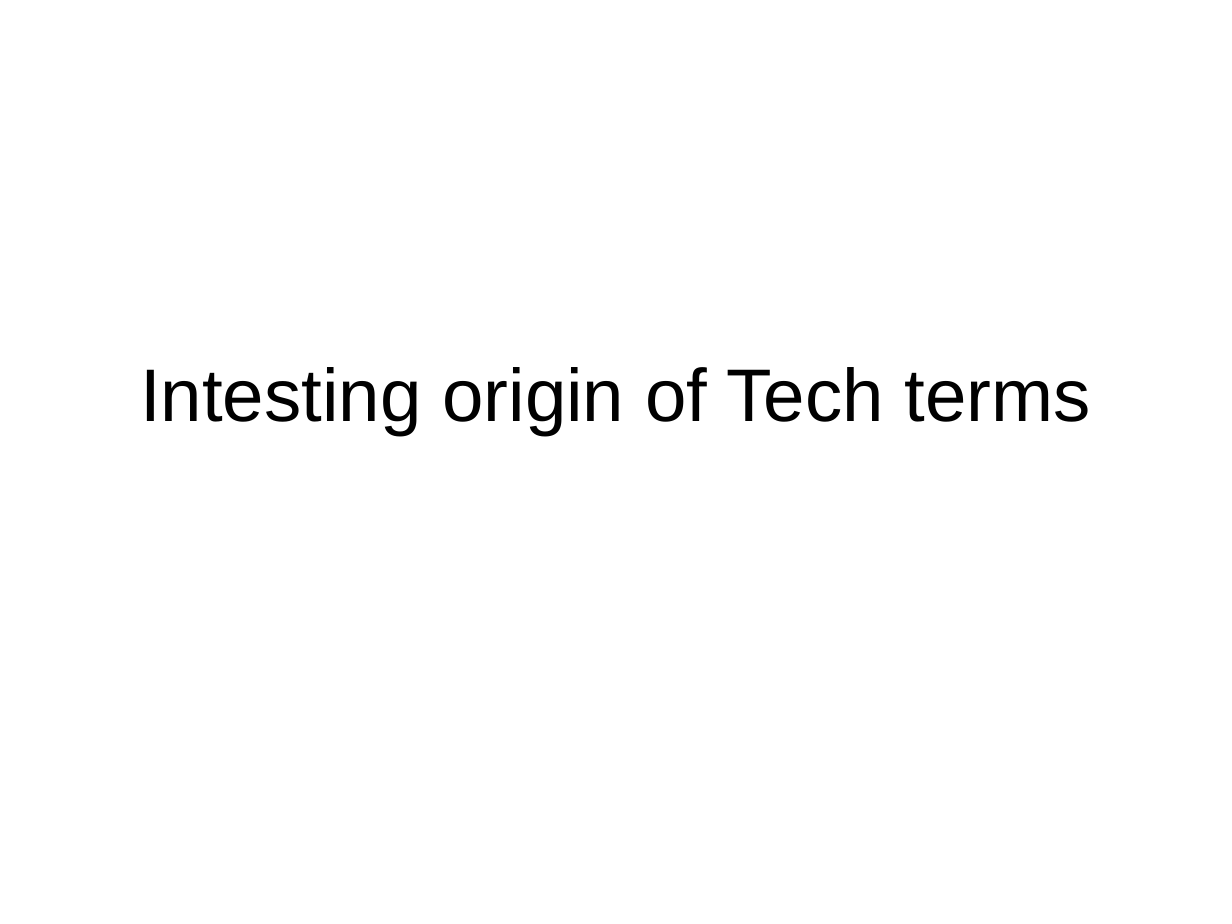
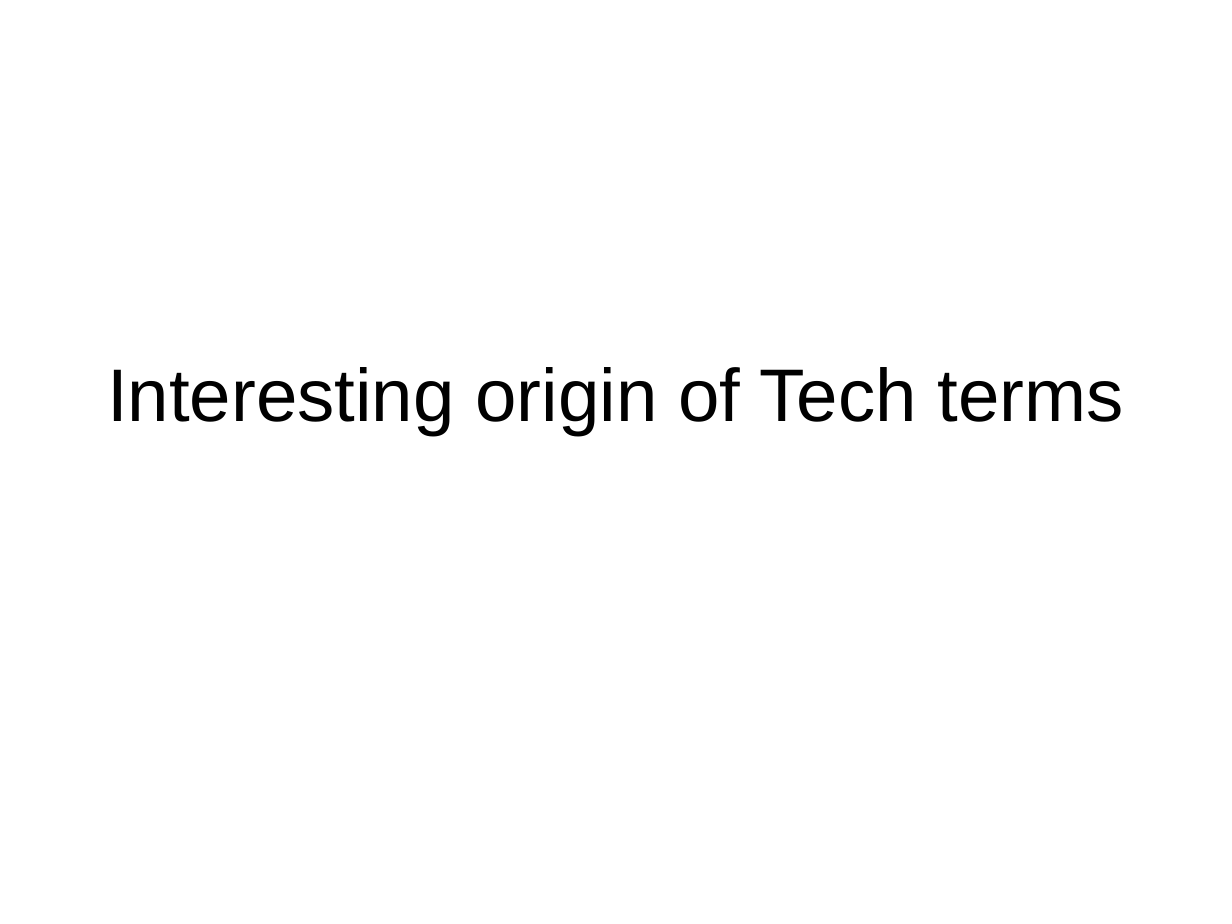
Before and after one commit to PareshBehede/Knowledge_Empowerment, a slide deck: slide 1 of tech_term_origins.ppt. Drawn at 1232x924 pixels with LibreOffice and Linux fonts; fonts in the diff are those of the drawing. Boxes give left, top, right and bottom in pixels: in the first picture for what was removed or moved away, otherwise in the second. Text is boxed around its words. In the diff, an @@ line names an element or a change of style, - is before the commit and + after.

Commit message:
corrected typo in title

```diff
--- a/tech_term_origins.ppt
+++ b/tech_term_origins.ppt
@@ text at <box>107,367,1123,435</box>: text changed @@
-Intesting origin of Tech terms
+Interesting origin of Tech terms
```
